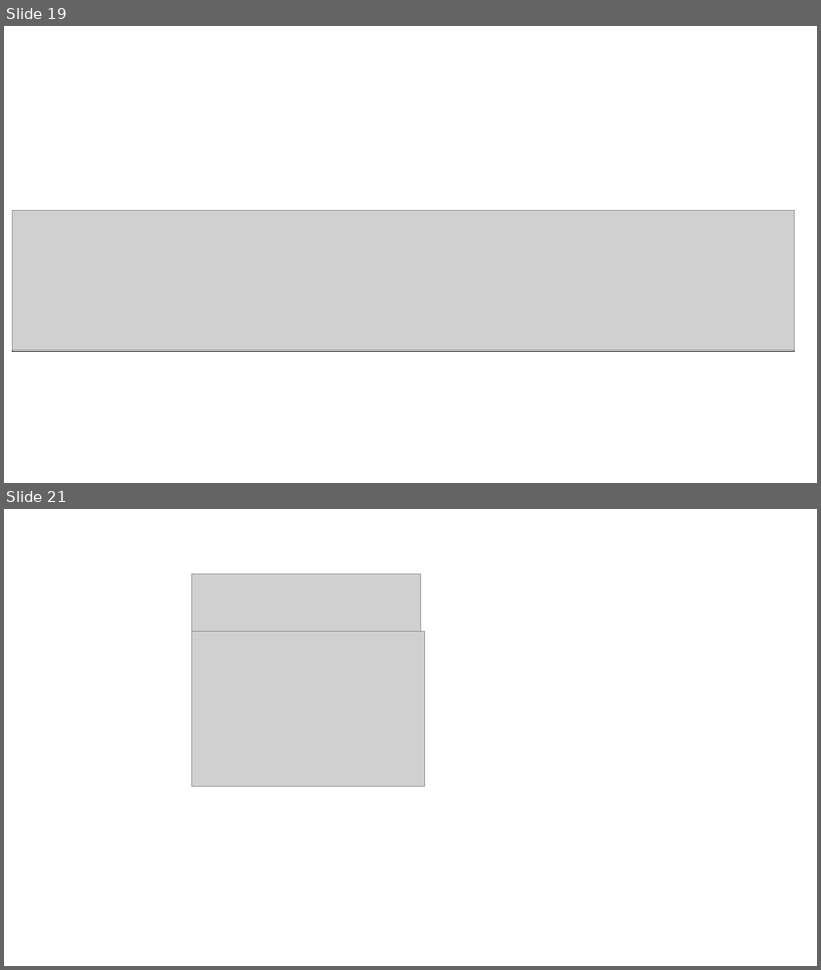
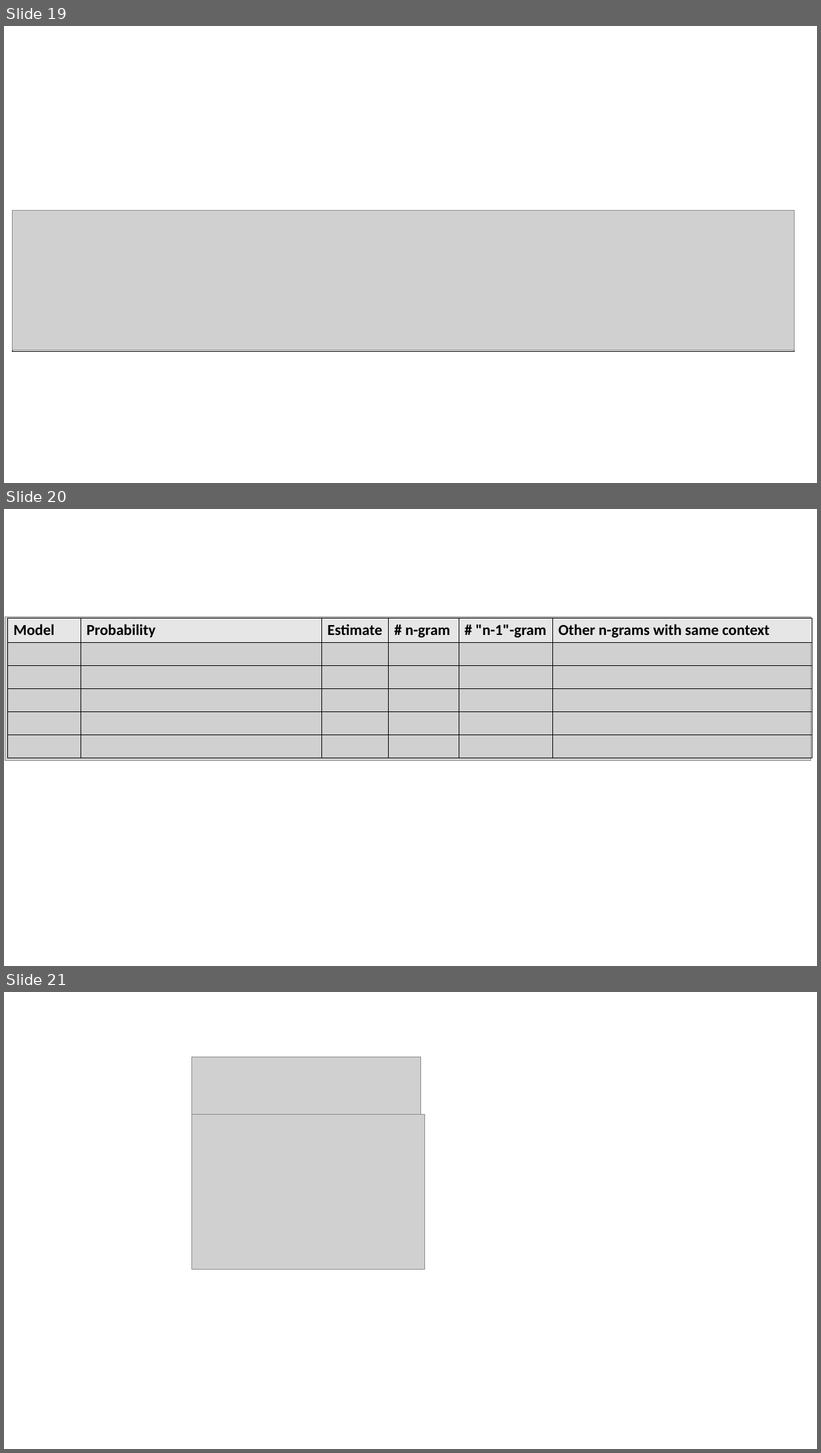
Before and after one commit to khanhnguyendata/ngram, a slide deck: ppt/medium.pptx. Shown one above the other, each under a label of ours: slides 19 and 21 before the commit, slides 19, 20 and 21 after it; the slides between them are not shown. The pictures are 821x970 and 821x1453 pixels, drawn with LibreOffice and Linux fonts; fonts in the diff are those of the drawing; grey boxes stand for pictures. Boxes give left, top, right and bottom in pixels: in the first picture for what was removed or moved away, otherwise in the second. Text is boxed around its words. In the diff, an @@ line names an element or a change of style, - is before the commit and + after.

Commit message:
Small graph fix, and save concatenated probability matrix for part 3

```diff
--- a/ppt/medium.pptx
+++ b/ppt/medium.pptx
@@ slide 20 added at (4,509,817,966), background #FFFFFF @@
@@ picture added at (5,617,811,761) @@
@@ table added at (8,618,812,758), 6 rows, 6 columns @@
+Model | Probability | Estimate | # n-gram | # "n-1"-gram | Other n-grams with same context
+ |  |  |  |  | 
+ |  |  |  |  | 
+ |  |  |  |  | 
+ |  |  |  |  | 
+ |  |  |  |  | 
```
Also in this commit, not shown: 1 slide removed, 3 other files.
